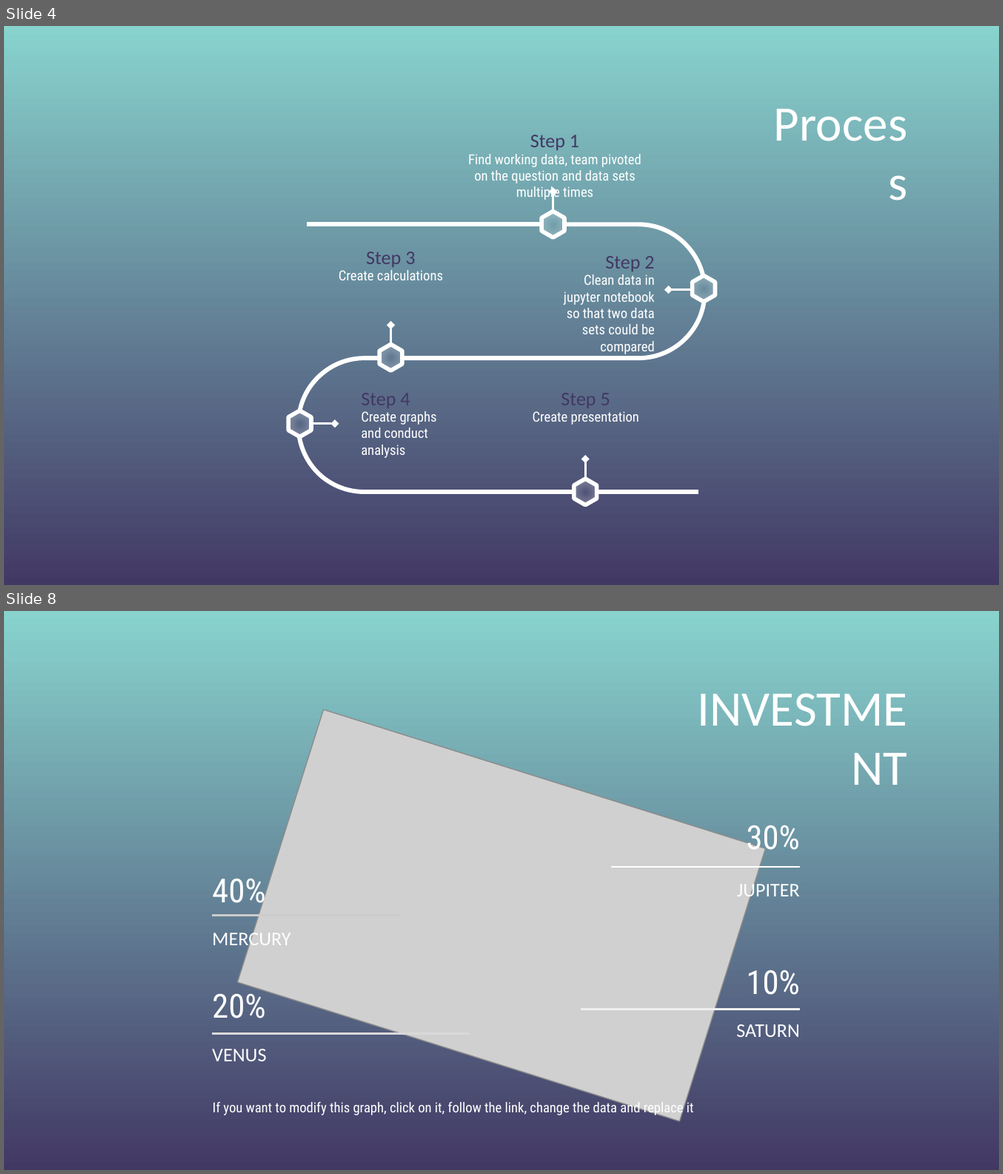
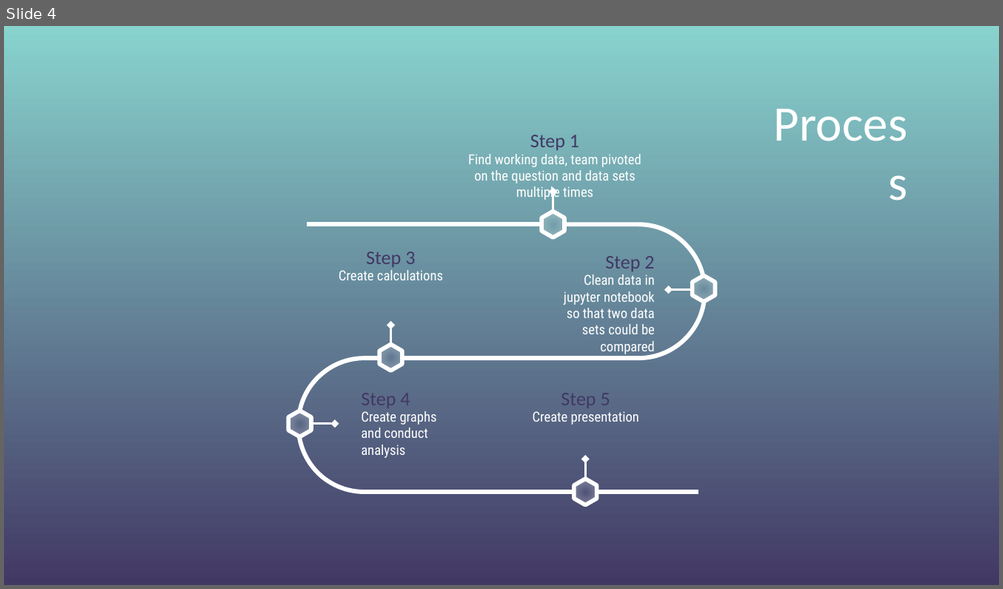
Before and after one commit to stephenkmin/Project-1, a slide deck: Project1_Presentation.pptx. Shown one above the other, each under a label of ours: slides 4 and 8 before the commit, slide 4 after it; the slides between them are not shown. The pictures are 1003x1174 and 1003x589 pixels, drawn with LibreOffice and Linux fonts; fonts in the diff are those of the drawing; grey boxes stand for pictures; background and template pictures are left out. Boxes give left, top, right and bottom in pixels: in the first picture for what was removed or moved away, otherwise in the second. Text is boxed around its words. In the diff, an @@ line names an element or a change of style, - is before the commit and + after.

```diff
--- a/Project1_Presentation.pptx
+++ b/Project1_Presentation.pptx
@@ slide 8 removed at (4, 611, 999, 1170), background picture (left out) @@
@@ title removed at (674, 666, 917, 738) @@
-INVESTMENT
@@ picture removed at (237, 709, 765, 1122) @@
@@ text removed at (746, 825, 800, 858) @@
-30%
@@ line removed from (611, 868) to (800, 868) @@
@@ text removed at (212, 878, 266, 911) @@
-40%
@@ text removed at (737, 881, 800, 902) @@
-JUPITER
@@ line removed from (212, 915) to (401, 915) @@
@@ text removed at (212, 930, 290, 951) @@
-MERCURY
@@ text removed at (212, 987, 266, 1019) @@
-20%
@@ text removed at (746, 970, 800, 995) @@
-10%
@@ line removed from (581, 1010) to (800, 1010) @@
@@ text removed at (736, 1025, 800, 1037) @@
-SATURN
@@ line removed from (212, 1034) to (469, 1034) @@
@@ text removed at (212, 1049, 266, 1062) @@
-VENUS
@@ subtitle removed at (213, 1100, 694, 1117) @@
-If you want to modify this graph, click on it, follow the link, change the data and replace it
```
Also in this commit, not shown: 1 slide changed, 3 slides added, 4 other slides removed, 10 other files.
